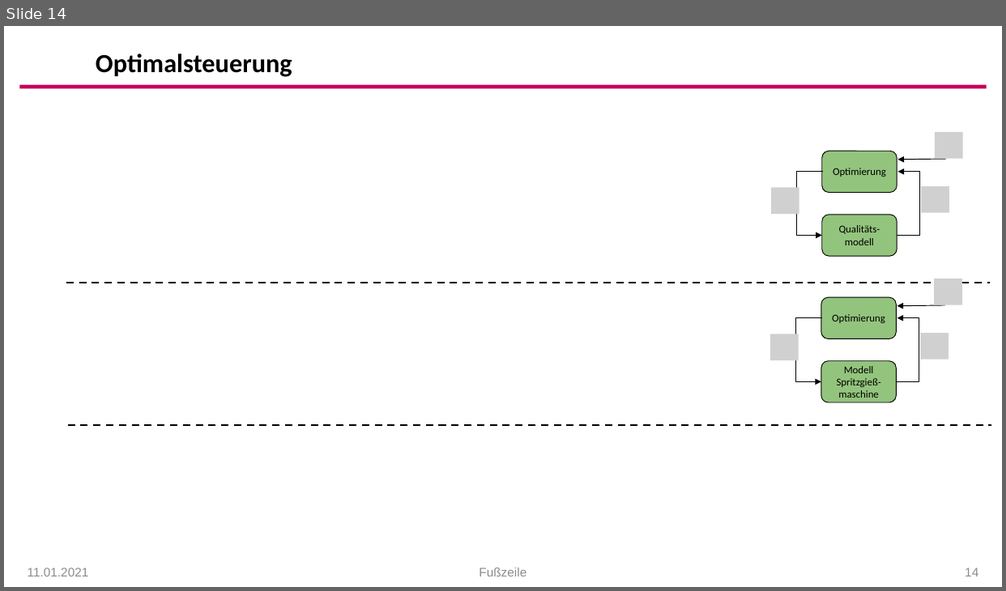
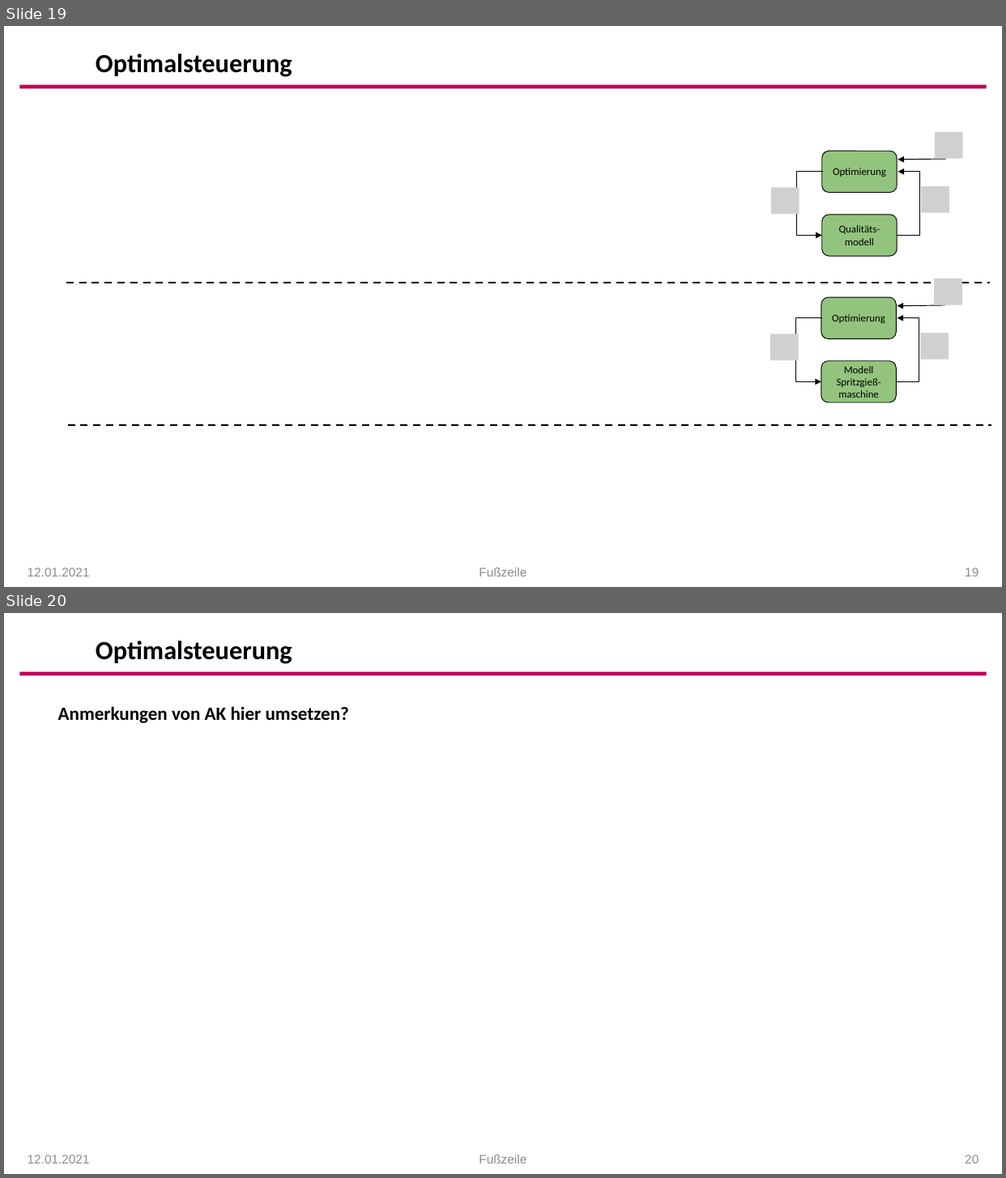
Before and after one commit to arehmer/DigitalTwinInjectionMoulding, a slide deck: Präsentationen/Kick-Off_Agenda.pptx. Shown one above the other, each under a label of ours: slide 14 before the commit, slides 19 and 20 after it. The pictures are 1006x591 and 1006x1178 pixels, drawn with LibreOffice and Linux fonts; fonts in the diff are those of the drawing; grey boxes stand for pictures; background and template pictures are left out. Boxes give left, top, right and bottom in pixels: in the first picture for what was removed or moved away, otherwise in the second. Text is boxed around its words. In the diff, an @@ line names an element or a change of style, - is before the commit and + after.

```diff
--- a/Präsentationen/Kick-Off_Agenda.pptx
+++ b/Präsentationen/Kick-Off_Agenda.pptx
@@ slide 20 added at (x1=4, y1=613, x2=1002, y2=1174), background #FFFFFF; not listed: 1 template element that a slide beside it also shows @@
@@ title added at (x1=96, y1=641, x2=292, y2=664), 25.2 pt, text #000000, bold @@
+Optimalsteuerung
@@ text added at (x1=58, y1=706, x2=349, y2=723), 18 pt, text #000000, bold @@
+Anmerkungen von AK hier umsetzen?
@@ text added at (x1=27, y1=1155, x2=90, y2=1164), 12 pt, text #8C8C8C @@
+12.01.2021
@@ text added at (x1=479, y1=1155, x2=526, y2=1164), 12 pt, text #8C8C8C @@
+Fußzeile
@@ page number added at (x1=965, y1=1155, x2=978, y2=1164), 12 pt, text #8C8C8C @@
+20
@@ what was slide 14 is now slide 19 @@
@@ slide 19 changed as well @@
@@ text at (x1=27, y1=568, x2=90, y2=577): text changed @@
-11.01.2021
+12.01.2021
@@ page number at (x1=965, y1=568, x2=978, y2=577): text changed @@
-14
+19
```
Also in this commit, not shown: 12 other slides changed, 5 other slides added.
